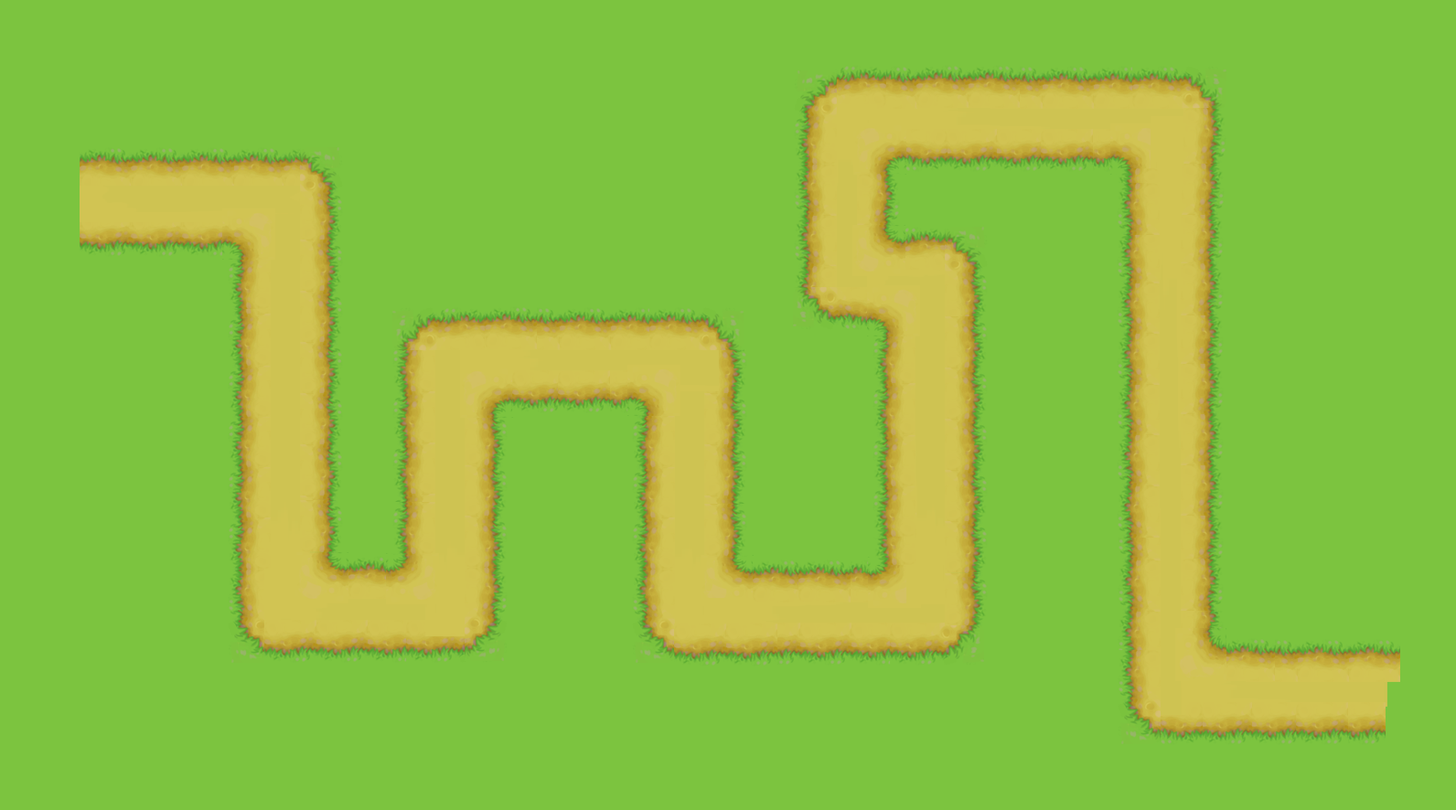
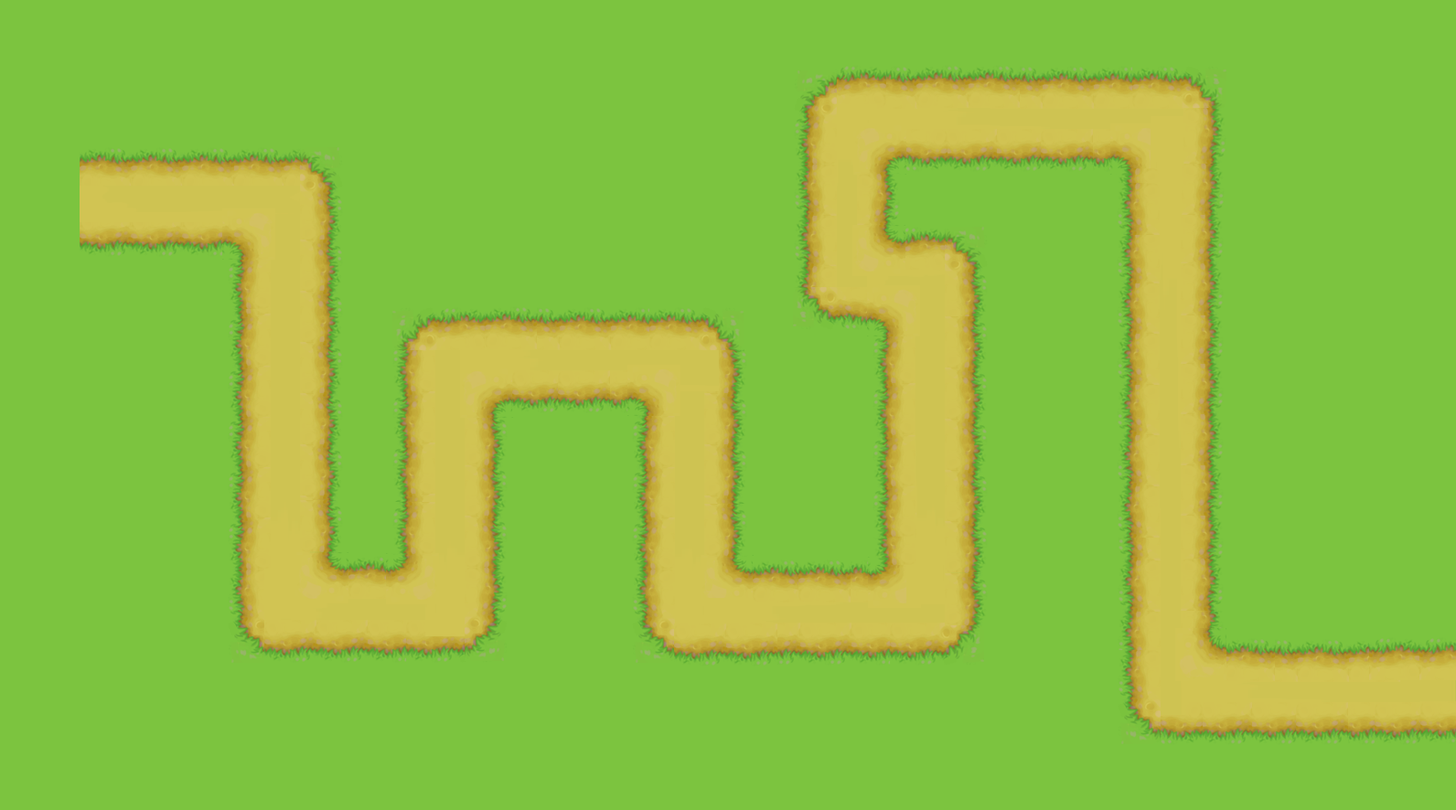
Before/after of a w=1456, h=810 layered artwork. What changed in the layer stack:
added layer "DESNA copy 25" in group "Putanja12" over [1420, 701, 1456, 744]
added layer "DESNA copy 24" in group "Putanja12" over [1374, 702, 1427, 745]
added layer "Layer 2 copy 29" in group "Putanja12" over [1419, 638, 1456, 681]
added layer "Layer 2 copy 28" in group "Putanja12" over [1368, 638, 1422, 681]
painted on "Road" (3rd of 6, in "Road" › "Putanja12") over [1228, 672, 1456, 707]
